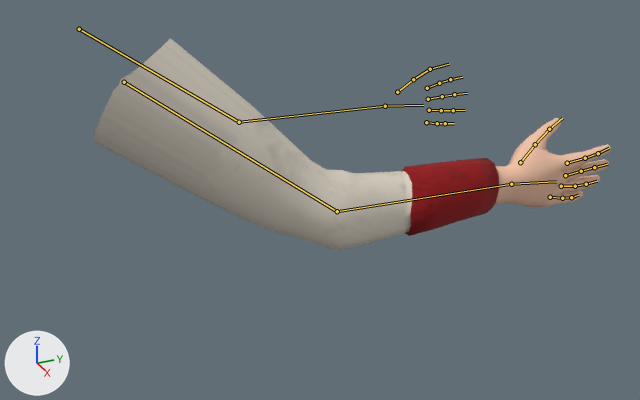
The FBX model Game/res/assets/models/Animation/Character/RightArm.fbx, before and after one commit.
One viewpoint serves both versions: a camera (50 mm lens) standing at (105.6, -20.7, 29.3) and looking at (15.0, 20.0, -16.0). The lights are fixed; the arrows at lower left show +X, +Y and +Z. The bones that bend it are drawn over the model as lines.
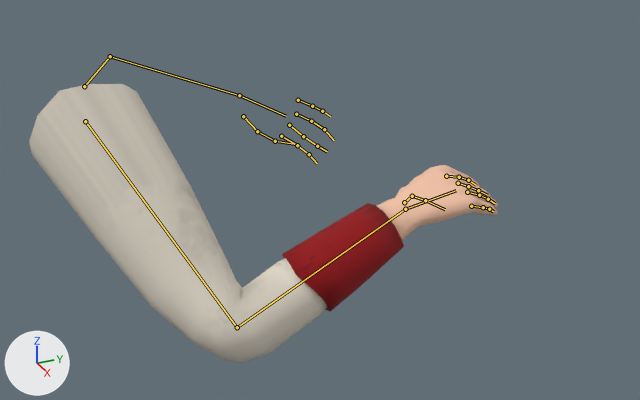
Commit message: Gloop Anim impl

The newer file adds an action. The first version stands in its rest pose; the second is drawn at frame 125 of the action 'Armature|GloopUse_L'.

Changed parts and their boxes [x1, y1, x2, y2] in the pictures (640 x 400 px):
'Cube', posed (9% narrower, 32% taller)
    before: [93, 39, 611, 250]
    after: [29, 84, 498, 363]
bone 'R_UpperArm', root to tip
    before: (124, 82) to (337, 211)
    after: (85, 121) to (237, 327)
bone 'R_Forearm', root to tip
    before: (337, 211) to (511, 184)
    after: (237, 327) to (405, 209)
bone 'R_Hand', root to tip
    before: (511, 184) to (556, 181)
    after: (405, 209) to (456, 190)
bone 'R_Thumb', root to tip
    before: (520, 162) to (535, 144)
    after: (404, 202) to (412, 196)
bone 'R_Thumb.001', root to tip
    before: (535, 144) to (549, 129)
    after: (412, 196) to (425, 200)
bone 'R_Thumb.002', root to tip
    before: (549, 129) to (562, 118)
    after: (425, 200) to (445, 209)
bone 'R_Pointer', root to tip
    before: (567, 163) to (585, 158)
    after: (446, 176) to (459, 177)
bone 'R_Middle', root to tip
    before: (565, 175) to (581, 171)
    after: (458, 183) to (468, 186)
bone 'R_Ring', root to tip
    before: (561, 186) to (575, 186)
    after: (467, 192) to (479, 195)
bone 'R_Pinky', root to tip
    before: (550, 197) to (562, 198)
    after: (471, 206) to (483, 207)

The change, as a diff of the scene's bpy script:
```diff
--- a/Game/res/assets/models/Animation/Character/RightArm.fbx.py
+++ b/Game/res/assets/models/Animation/Character/RightArm.fbx.py
@@ bone_r_upperarm @@
 bone_r_upperarm = bpy.data.objects['Armature'].pose.bones['R_UpperArm']
-bone_r_upperarm.location = (0.0, 0.0, 0.0)
-bone_r_upperarm.rotation_quaternion = (1.0, 0.0, 0.0, 0.0)  # degrees (0, 0, 0)
+bone_r_upperarm.location = (-2.66, 0.0, -2.31)
+bone_r_upperarm.rotation_quaternion = (0.942, -0.198, -0.1, -0.252)  # degrees (-20, -17, -27)
@@ bone_r_forearm @@
 bone_r_forearm = bpy.data.objects['Armature'].pose.bones['R_Forearm']  # child of 'R_UpperArm'
-bone_r_forearm.rotation_quaternion = (1.0, 0.0, 0.0, 0.0)  # degrees (0, 0, 0)
+bone_r_forearm.rotation_quaternion = (0.867, 0.442, -0.227, 0.008)  # degrees (57, -24, -12)
@@ bone_r_hand @@
 bone_r_hand = bpy.data.objects['Armature'].pose.bones['R_Hand']  # child of 'R_Forearm'
-bone_r_hand.rotation_quaternion = (1.0, 0.0, 0.0, 0.0)  # degrees (0, 0, 0)
+bone_r_hand.rotation_quaternion = (0.962, -0.049, -0.258, 0.067)  # degrees (-9, -29, 10)
@@ bone_r_thumb @@
 bone_r_thumb = bpy.data.objects['Armature'].pose.bones['R_Thumb']  # child of 'R_Hand'
-bone_r_thumb.rotation_quaternion = (1.0, 0.0, 0.0, 0.0)  # degrees (0, 0, 0)
+bone_r_thumb.rotation_quaternion = (0.998, -0.045, 0.012, 0.043)  # degrees (-5, 2, 5)
@@ bone_r_thumb_001 @@
 bone_r_thumb_001 = bpy.data.objects['Armature'].pose.bones['R_Thumb.001']  # child of 'R_Thumb'
-bone_r_thumb_001.rotation_quaternion = (1.0, 0.0, 0.0, 0.0)  # degrees (0, 0, 0)
+bone_r_thumb_001.rotation_quaternion = (0.978, -0.134, 0.035, 0.159)  # degrees (-15, 6, 18)
@@ bone_r_thumb_002 @@
 bone_r_thumb_002 = bpy.data.objects['Armature'].pose.bones['R_Thumb.002']  # child of 'R_Thumb.001'
-bone_r_thumb_002.rotation_quaternion = (1.0, 0.0, 0.0, 0.0)  # degrees (0, 0, 0)
+bone_r_thumb_002.rotation_quaternion = (0.99, -0.129, 0.045, -0.046)  # degrees (-15, 4, -6)
@@ bone_r_pointer @@
 bone_r_pointer = bpy.data.objects['Armature'].pose.bones['R_Pointer']  # child of 'R_Hand'
-bone_r_pointer.rotation_quaternion = (1.0, 0.0, 0.0, 0.0)  # degrees (0, 0, 0)
+bone_r_pointer.rotation_quaternion = (0.958, 0.0, 0.0, 0.288)  # degrees (0, 0, 33)
@@ bone_r_middle @@
 bone_r_middle = bpy.data.objects['Armature'].pose.bones['R_Middle']  # child of 'R_Hand'
-bone_r_middle.rotation_quaternion = (1.0, 0.0, 0.0, 0.0)  # degrees (0, 0, 0)
+bone_r_middle.rotation_quaternion = (0.958, 0.0, 0.0, 0.288)  # degrees (0, 0, 33)
@@ bone_r_ring @@
 bone_r_ring = bpy.data.objects['Armature'].pose.bones['R_Ring']  # child of 'R_Hand'
-bone_r_ring.rotation_quaternion = (1.0, 0.0, 0.0, 0.0)  # degrees (0, 0, 0)
+bone_r_ring.rotation_quaternion = (0.958, 0.0, 0.0, 0.288)  # degrees (0, 0, 33)
@@ bone_r_pinky @@
 bone_r_pinky = bpy.data.objects['Armature'].pose.bones['R_Pinky']  # child of 'R_Hand'
-bone_r_pinky.rotation_quaternion = (1.0, 0.0, 0.0, 0.0)  # degrees (0, 0, 0)
+bone_r_pinky.rotation_quaternion = (0.958, 0.0, 0.0, 0.288)  # degrees (0, 0, 33)
```
